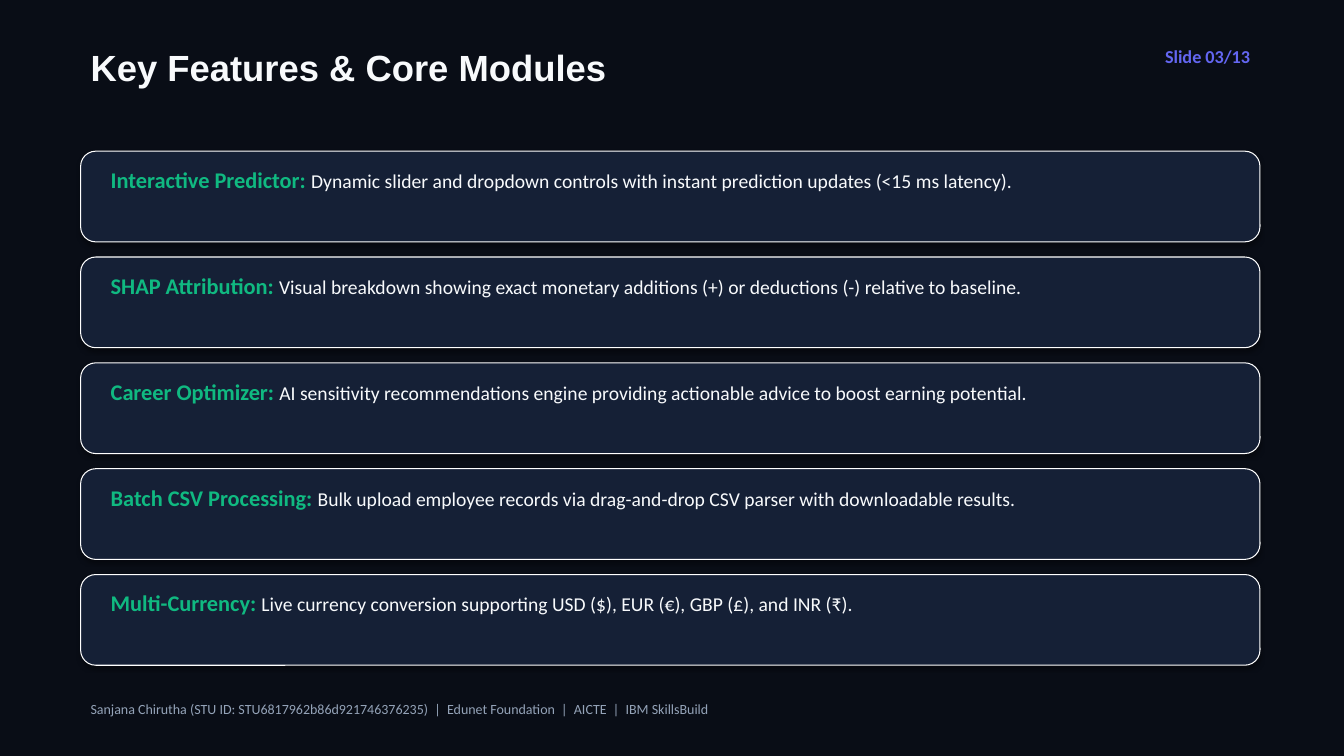
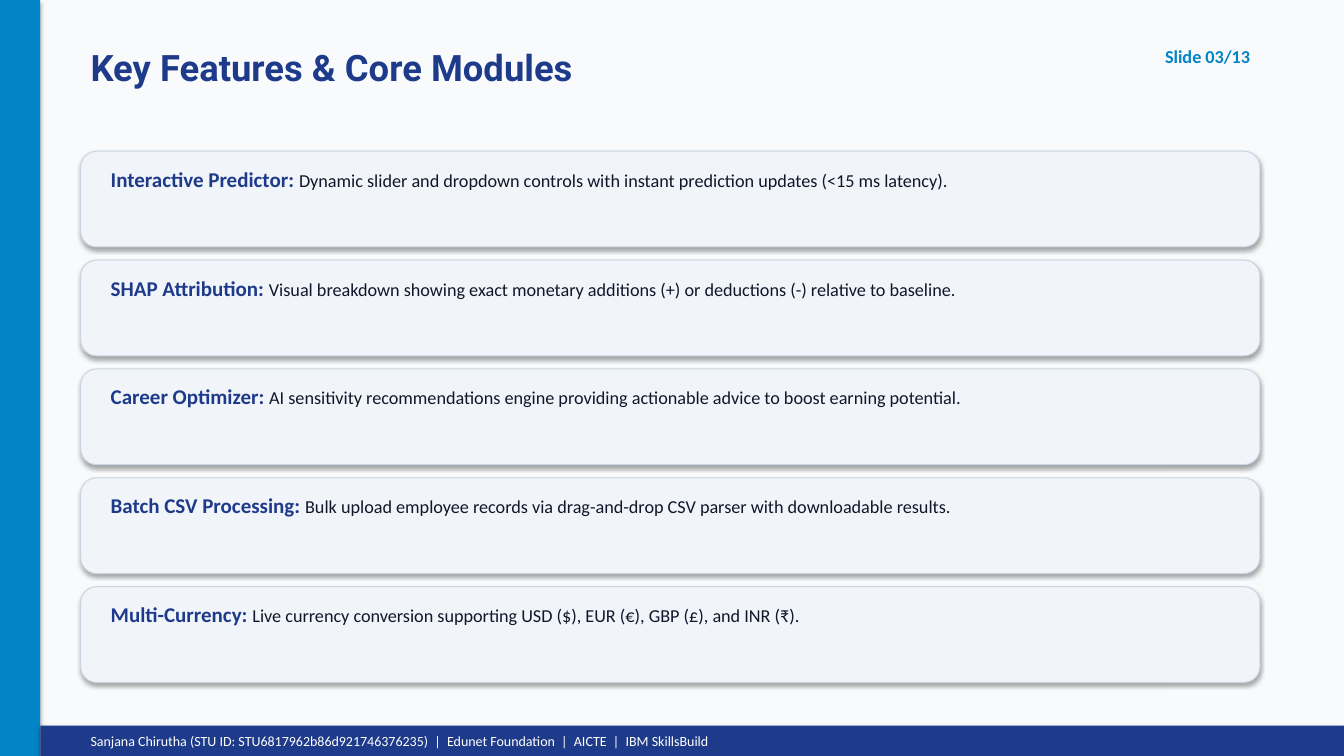
Before and after one commit to Sanjana-Chirutha/Employee-Earnings-Calculator, a slide deck: slide 3 of Employee_Earnings_Calculator_Presentation.pptx. Drawn at 1344x756 pixels with LibreOffice and Linux fonts; fonts in the diff are those of the drawing. Boxes give left, top, right and bottom in pixels: in the first picture for what was removed or moved away, otherwise in the second. Text is boxed around its words. In the diff, an @@ line names an element or a change of style, - is before the commit and + after.

Commit message:
Add official AICTE Edunet Internship Report PDF and updated PowerPoint presentation matching reference certificate theme

```diff
--- a/Employee_Earnings_Calculator_Presentation.pptx
+++ b/Employee_Earnings_Calculator_Presentation.pptx
@@ rectangle at bbox=[0, 0, 1344, 756]: fill #090D16 to #F8FAFC @@
@@ rectangle added at bbox=[0, 0, 40, 756], fill #0284C7 @@
@@ text "Key Features & Core Modules" at bbox=[91, 53, 572, 89]: font Arial to Roboto, text colour #F8FAFC to #1E3A8A @@
@@ text "Slide 03/13" at bbox=[1165, 50, 1250, 64]: text colour #6366F1 to #0284C7 @@
@@ fill #152036 to #F1F5F9; outline #FFFFFF 0.75 pt to #CBD5E1 0.75 pt in 4 elements at bbox=[81, 478, 1260, 574], bbox=[81, 369, 1260, 465], bbox=[81, 260, 1260, 356], bbox=[81, 151, 1260, 247] @@
@@ rounded rectangle: place and size @@
-rounded rectangle at bbox=[81, 257, 1260, 348]
+rounded rectangle at bbox=[81, 151, 1260, 247]
@@ rounded rectangle removed at bbox=[81, 151, 1260, 242] @@
@@ text "Interactive Predictor: Dynamic slider and ..." at bbox=[111, 172, 947, 190]: size 16 to 15 pt, text colour #10B981 to #1E3A8A in "Interactive Predictor:"; size 14 to 13 pt, text colour #F8FAFC to #0F172A in "Dynamic slider and dropdown controls with instant ..." @@
@@ rounded rectangle: place and size @@
-rounded rectangle at bbox=[81, 363, 1260, 454]
+rounded rectangle at bbox=[81, 260, 1260, 356]
@@ text "SHAP Attribution: Visual breakdown showing ..." at bbox=[111, 281, 956, 299]: size 16 to 15 pt, text colour #10B981 to #1E3A8A in "SHAP Attribution:"; size 14 to 13 pt, text colour #F8FAFC to #0F172A in "Visual breakdown showing exact monetary additions (+) ..." @@
@@ rounded rectangle: place and size @@
-rounded rectangle at bbox=[81, 469, 1260, 560]
+rounded rectangle at bbox=[81, 369, 1260, 465]
@@ text "Career Optimizer: AI sensitivity recommendations ..." at bbox=[111, 389, 961, 408]: size 16 to 15 pt, text colour #10B981 to #1E3A8A in "Career Optimizer:"; size 14 to 13 pt, text colour #F8FAFC to #0F172A in "AI sensitivity recommendations engine providing actionable a ..." @@
@@ rounded rectangle: place and size @@
-rounded rectangle at bbox=[81, 575, 1260, 665]
+rounded rectangle at bbox=[81, 478, 1260, 574]
@@ text "Batch CSV Processing: Bulk upload ...": place and size @@
-text "Batch CSV Processing: Bulk upload ..." at bbox=[111, 490, 1015, 510]
+text "Batch CSV Processing: Bulk upload ..." at bbox=[111, 498, 951, 517]
@@ text "Batch CSV Processing: Bulk upload ..." at bbox=[111, 498, 951, 517]: size 16 to 15 pt, text colour #10B981 to #1E3A8A in "Batch CSV Processing:"; size 14 to 13 pt, text colour #F8FAFC to #0F172A in "Bulk upload employee records via drag-and-drop CSV ..." @@
@@ rounded rectangle added at bbox=[81, 587, 1260, 683], fill #F1F5F9, outline #CBD5E1 0.75 pt @@
@@ text "Multi-Currency: Live currency conversion supporting ...": place and size @@
-text "Multi-Currency: Live currency conversion supporting ..." at bbox=[111, 595, 821, 615]
+text "Multi-Currency: Live currency conversion supporting ..." at bbox=[111, 607, 770, 626]
@@ text "Multi-Currency: Live currency conversion supporting ..." at bbox=[111, 607, 770, 626]: size 16 to 15 pt, text colour #10B981 to #1E3A8A in "Multi-Currency:"; size 14 to 13 pt, text colour #F8FAFC to #0F172A in "Live currency conversion supporting USD ($), EUR ..." @@
@@ rectangle added at bbox=[40, 726, 1344, 756], fill #1E3A8A @@
@@ text "Sanjana Chirutha (STU ID: STU6817962b86d921746376235) ...": place and size @@
-text "Sanjana Chirutha (STU ID: STU6817962b86d921746376235) ..." at bbox=[91, 704, 708, 717]
+text "Sanjana Chirutha (STU ID: STU6817962b86d921746376235) ..." at bbox=[91, 736, 708, 749]
@@ text "Sanjana Chirutha (STU ID: STU6817962b86d921746376235) ..." at bbox=[91, 736, 708, 749]: text colour #94A3B8 to #FFFFFF @@
```
Also in this commit, not shown: 12 other slides changed, 3 other files.
